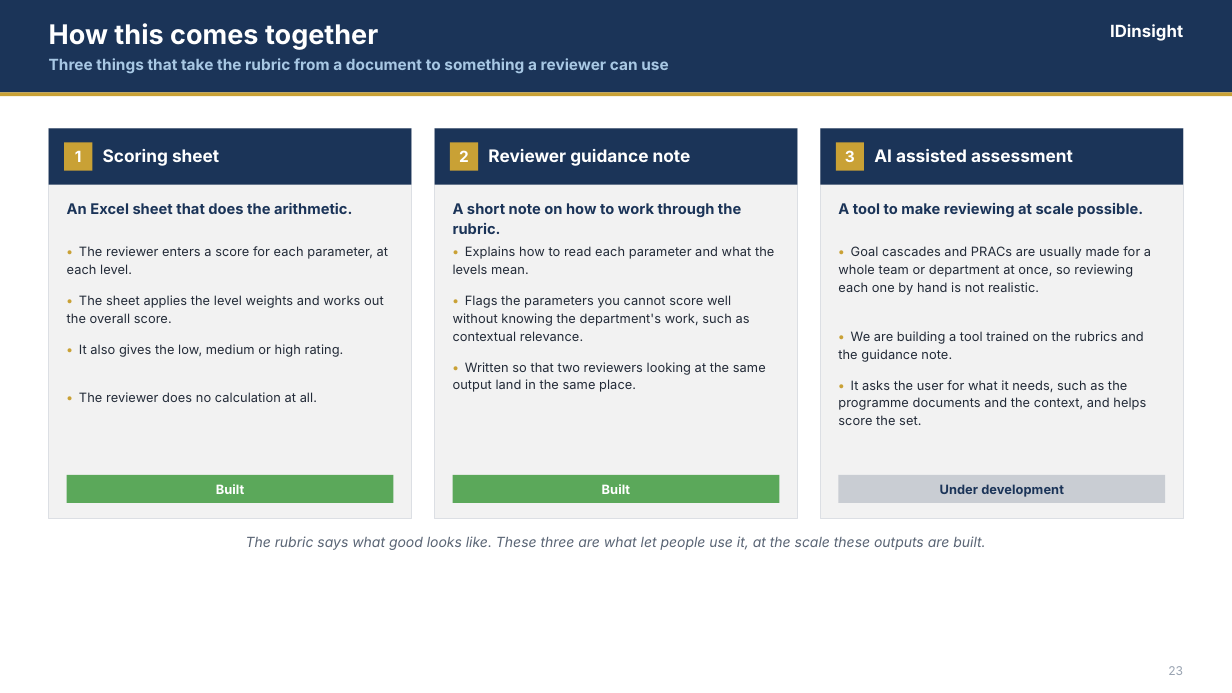
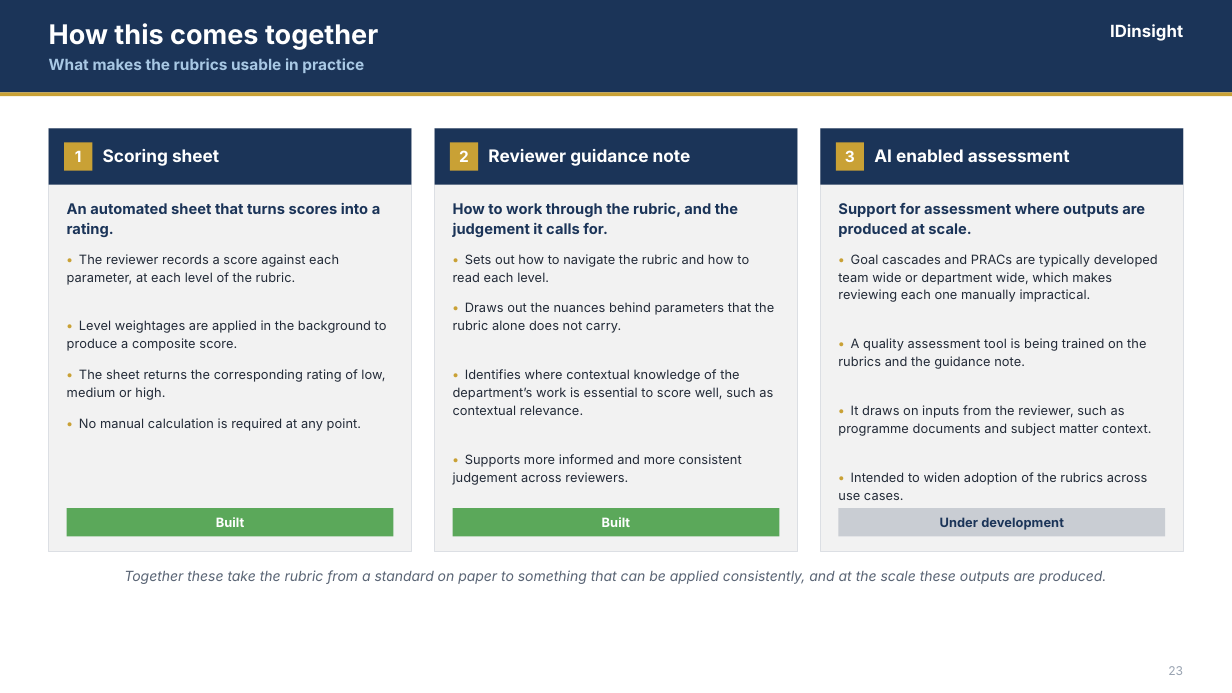
Before and after one commit to aishwaryagrover-arch/personal_v1, a slide deck: slide 1 of GOHRM_operationalising_and_discussion.pptx. Drawn at 1232x693 pixels with LibreOffice and Linux fonts; fonts in the diff are those of the drawing. Boxes give left, top, right and bottom in pixels: in the first picture for what was removed or moved away, otherwise in the second. Text is boxed around its words. In the diff, an @@ line names an element or a change of style, - is before the commit and + after.

```diff
--- a/GOHRM_operationalising_and_discussion.pptx
+++ b/GOHRM_operationalising_and_discussion.pptx
@@ text at (49, 58, 364, 73): text changed @@
-Three things that take the rubric from a document to something a reviewer can use
+What makes the rubrics usable in practice
@@ rectangle: place and size @@
-rectangle at (49, 128, 411, 519)
+rectangle at (49, 128, 411, 552)
@@ rectangle: place and size @@
-rectangle at (435, 128, 797, 519)
+rectangle at (435, 128, 797, 552)
@@ rectangle: place and size @@
-rectangle at (821, 128, 1183, 519)
+rectangle at (821, 128, 1183, 552)
@@ text at (874, 149, 1070, 162): text changed @@
-AI assisted assessment
+AI enabled assessment
@@ text at (67, 203, 381, 237): text changed @@
-An Excel sheet that does the arithmetic.
+An automated sheet that turns scores into a rating.
@@ text at (453, 203, 738, 237): text changed @@
-A short note on how to work through the rubric.
+How to work through the rubric, and the judgement it calls for.
@@ text at (838, 203, 1145, 237): text changed @@
-A tool to make reviewing at scale possible.
+Support for assessment where outputs are produced at scale.
@@ text at (67, 254, 339, 285): text changed @@
-• The reviewer enters a score for each parameter, at each level.
+• The reviewer records a score against each parameter, at each level of the rubric.
@@ text at (453, 254, 749, 282): text changed @@
-• Explains how to read each parameter and what the levels mean.
+• Sets out how to navigate the rubric and how to read each level.
@@ text at (838, 254, 1158, 302): text changed @@
-• Goal cascades and PRACs are usually made for a whole team or department at once, so reviewing each one by hand is not realistic.
+• Goal cascades and PRACs are typically developed team wide or department wide, which makes reviewing each one manually impractical.
@@ text at (67, 320, 387, 351): text changed @@
-• The sheet applies the level weights and works out the overall score.
+• Level weightages are applied in the background to produce a composite score.
@@ text at (453, 302, 774, 333): text changed @@
-• Flags the parameters you cannot score well without knowing the department's work, such as contextual relevance.
+• Draws out the nuances behind parameters that the rubric alone does not carry.
@@ text at (838, 338, 1146, 369): text changed @@
-• We are building a tool trained on the rubrics and the guidance note.
+• A quality assessment tool is being trained on the rubrics and the guidance note.
@@ text at (67, 369, 385, 400): text changed @@
-• It also gives the low, medium or high rating.
+• The sheet returns the corresponding rating of low, medium or high.
@@ text at (453, 369, 773, 415): text changed @@
-• Written so that two reviewers looking at the same output land in the same place.
+• Identifies where contextual knowledge of the department’s work is essential to score well, such as contextual relevance.
@@ text at (79, 418, 361, 431): text changed @@
-• The reviewer does no calculation at all.
+• No manual calculation is required at any point.
@@ text at (838, 405, 1151, 436): text changed @@
-• It asks the user for what it needs, such as the programme documents and the context, and helps score the set.
+• It draws on inputs from the reviewer, such as programme documents and subject matter context.
@@ text added at (453, 454, 742, 485), 7.5 pt, text #232B38 @@
+• Supports more informed and more consistent judgement across reviewers.
@@ text added at (838, 472, 1148, 500), 7.5 pt, text #232B38 @@
+• Intended to widen adoption of the rubrics across use cases.
@@ 3 rectangles: place and size @@
-3 rectangles at (67, 474, 1165, 503)
+3 rectangles at (67, 508, 1165, 536)
@@ text at (124, 570, 1106, 584): text changed @@
-The rubric says what good looks like. These three are what let people use it, at the scale these outputs are built.
+Together these take the rubric from a standard on paper to something that can be applied consistently, and at the scale these outputs are produced.
```
Also in this commit, not shown: 1 other slide changed, 1 other file.
